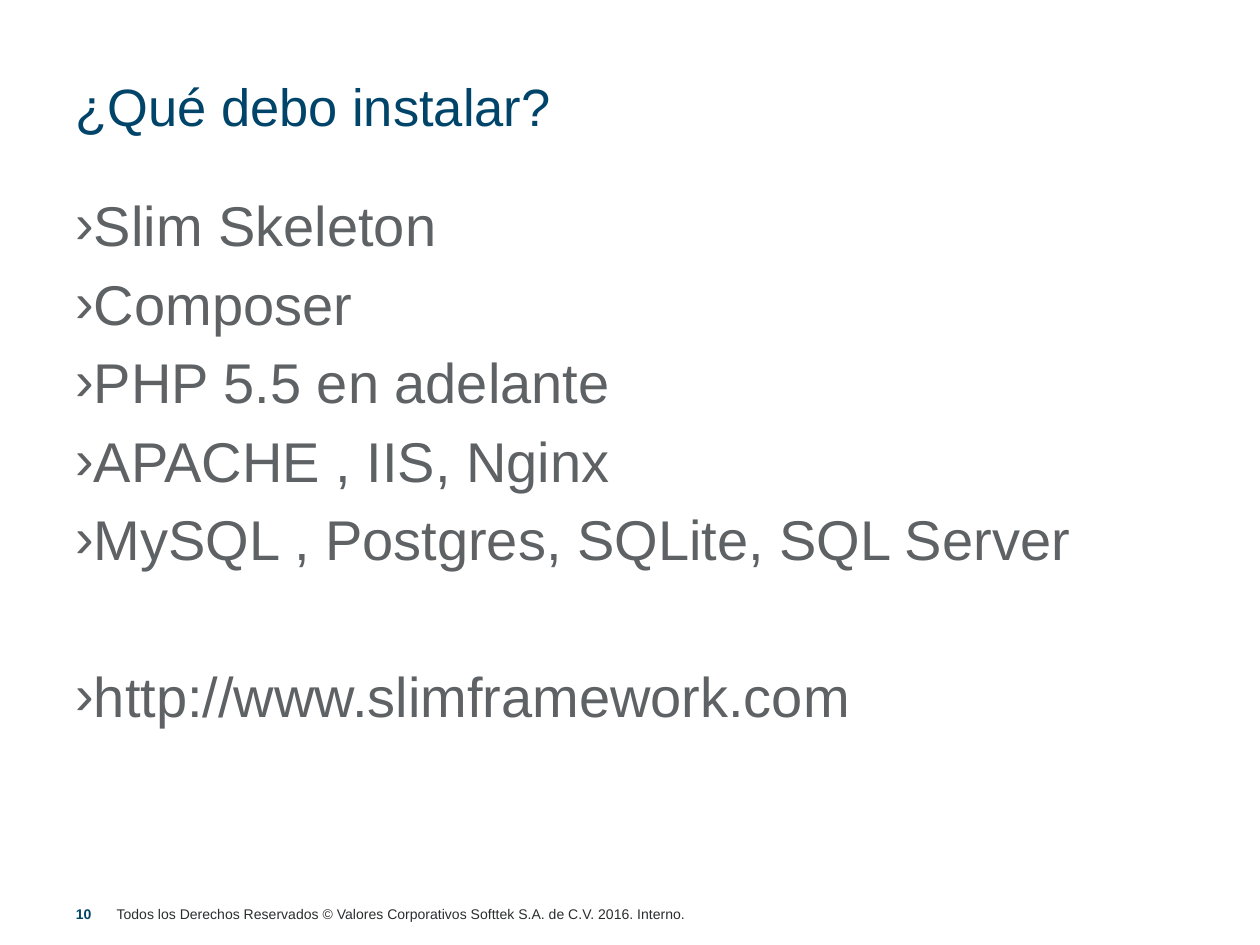
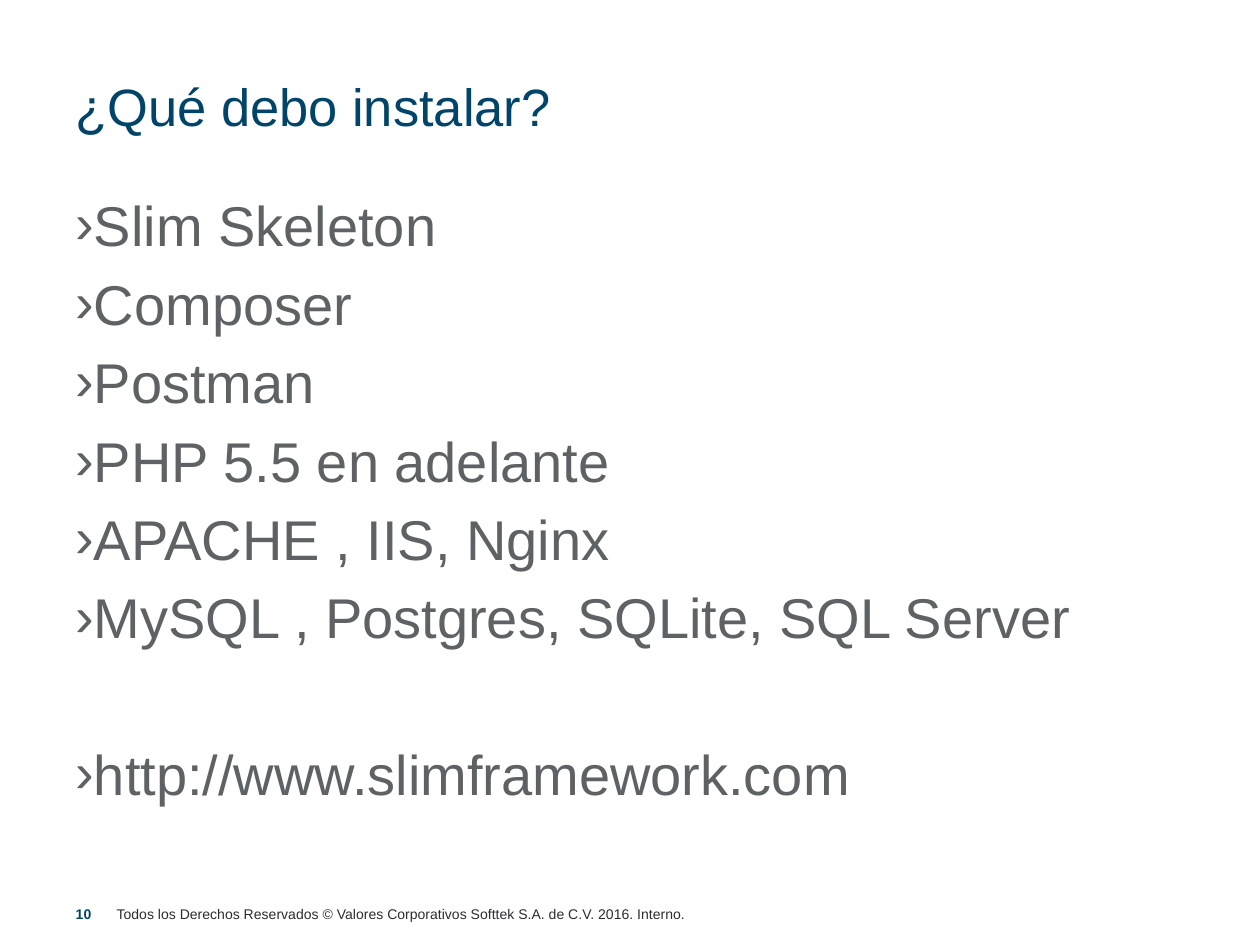
Before and after one commit to precagno/clase_slim, a slide deck: slide 10 of ppt_capacitacion_slim.pptx. Drawn at 1260x945 pixels with LibreOffice and Linux fonts; fonts in the diff are those of the drawing; background and template pictures are left out. Boxes give left, top, right and bottom in pixels: in the first picture for what was removed or moved away, otherwise in the second. Text is boxed around its words. In the diff, an @@ line names an element or a change of style, - is before the commit and + after.

```diff
--- a/ppt_capacitacion_slim.pptx
+++ b/ppt_capacitacion_slim.pptx
@@ text at [75,364,314,404]: paragraph added @@
+› Postman
```
Also in this commit, not shown: 11 other slides changed, 7 slides added, 6 slides removed.
